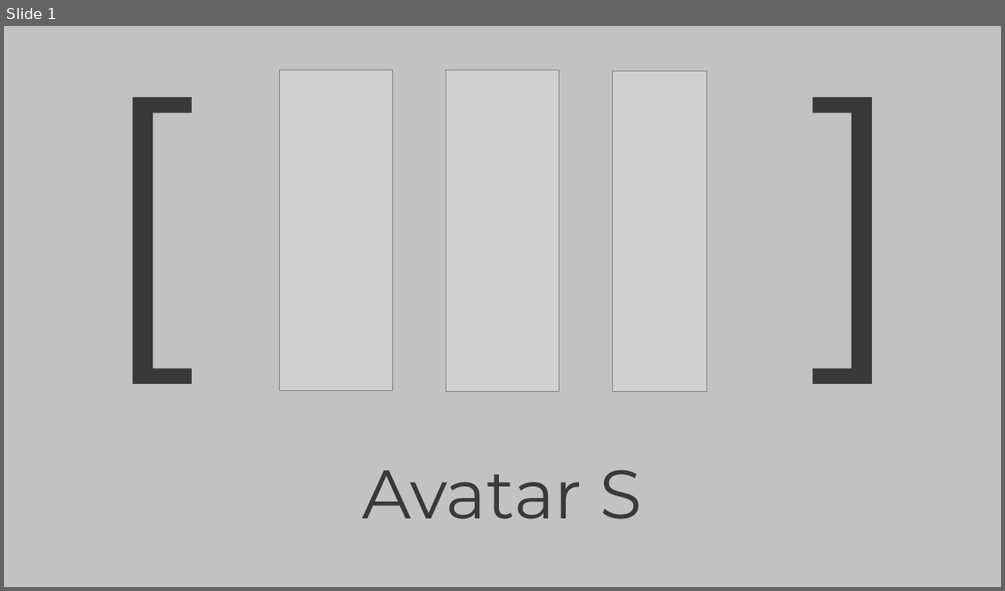
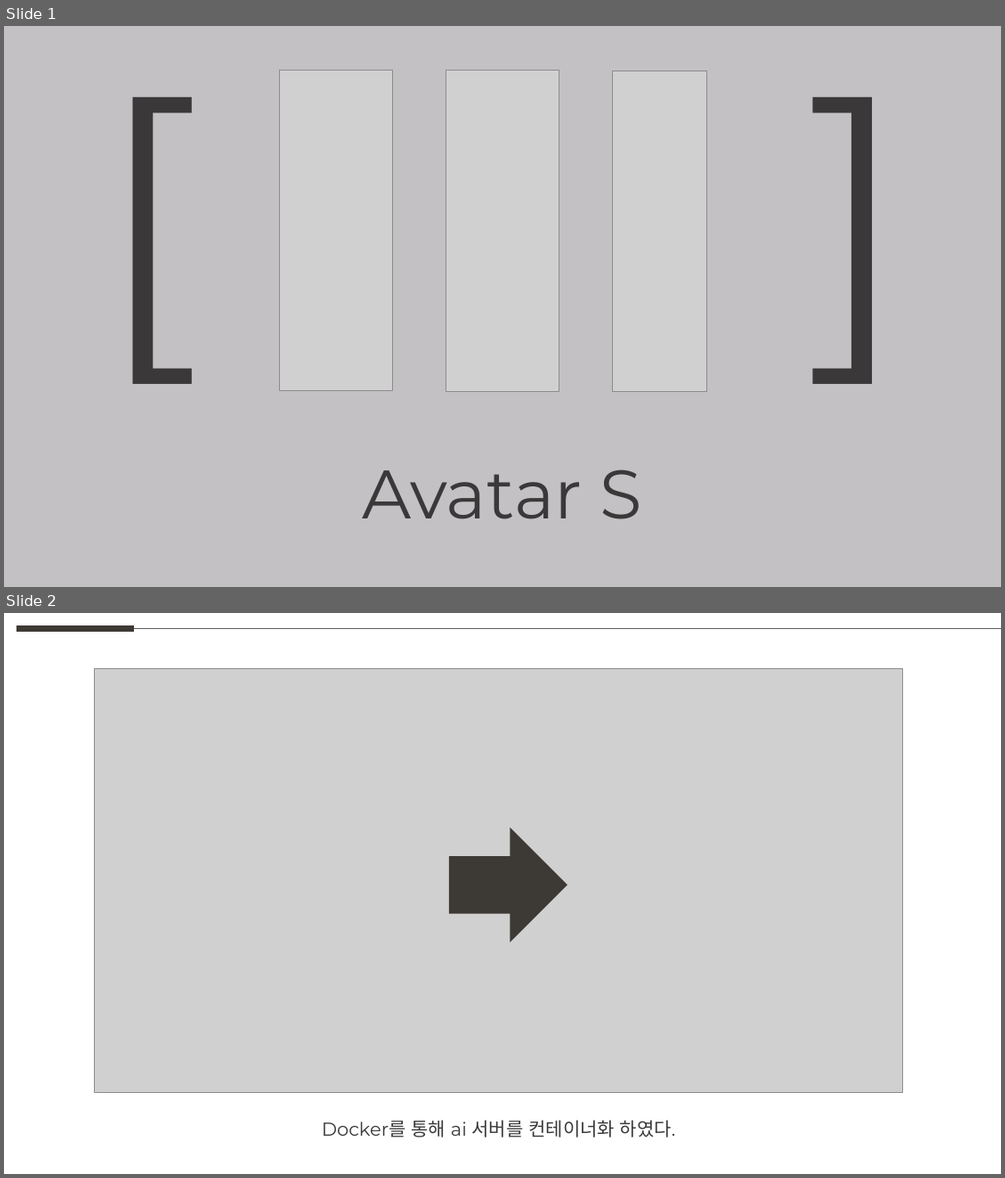
Before and after one commit to weaknessHero/Project_AvatarS, a slide deck: 발표자료/업데이트/LJHPPT.pptx. Shown one above the other, each under a label of ours: slide 1 before the commit, slides 1 and 2 after it. The pictures are 1005x591 and 1005x1178 pixels, drawn with LibreOffice and Linux fonts; fonts in the diff are those of the drawing; grey boxes stand for pictures. Boxes give left, top, right and bottom in pixels: in the first picture for what was removed or moved away, otherwise in the second. Text is boxed around its words. In the diff, an @@ line names an element or a change of style, - is before the commit and + after.

```diff
--- a/발표자료/업데이트/LJHPPT.pptx
+++ b/발표자료/업데이트/LJHPPT.pptx
@@ slide 2 added at (4, 613, 1001, 1174), background #FFFFFF @@
@@ line added from (16, 629) to (134, 629), #3D3A35 6 pt @@
@@ line added from (134, 629) to (1001, 629), #5F5F5D 0.5 pt @@
@@ picture added at (95, 668, 902, 1093) @@
@@ right arrow added at (449, 827, 567, 943), fill #3D3A35 @@
@@ text added at (322, 1119, 675, 1137), 18 pt, text #3A3838 @@
+Docker를 통해 ai 서버를 컨테이너화 하였다.
```
Also in this commit, not shown: 3 slides removed.
